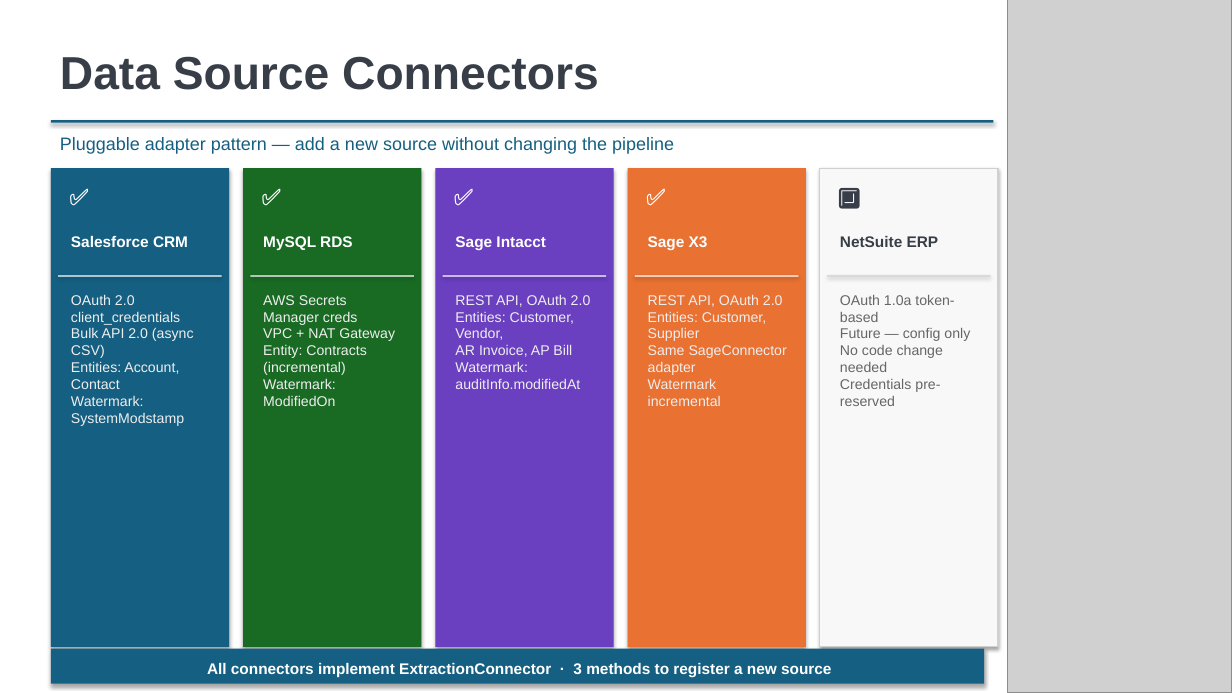
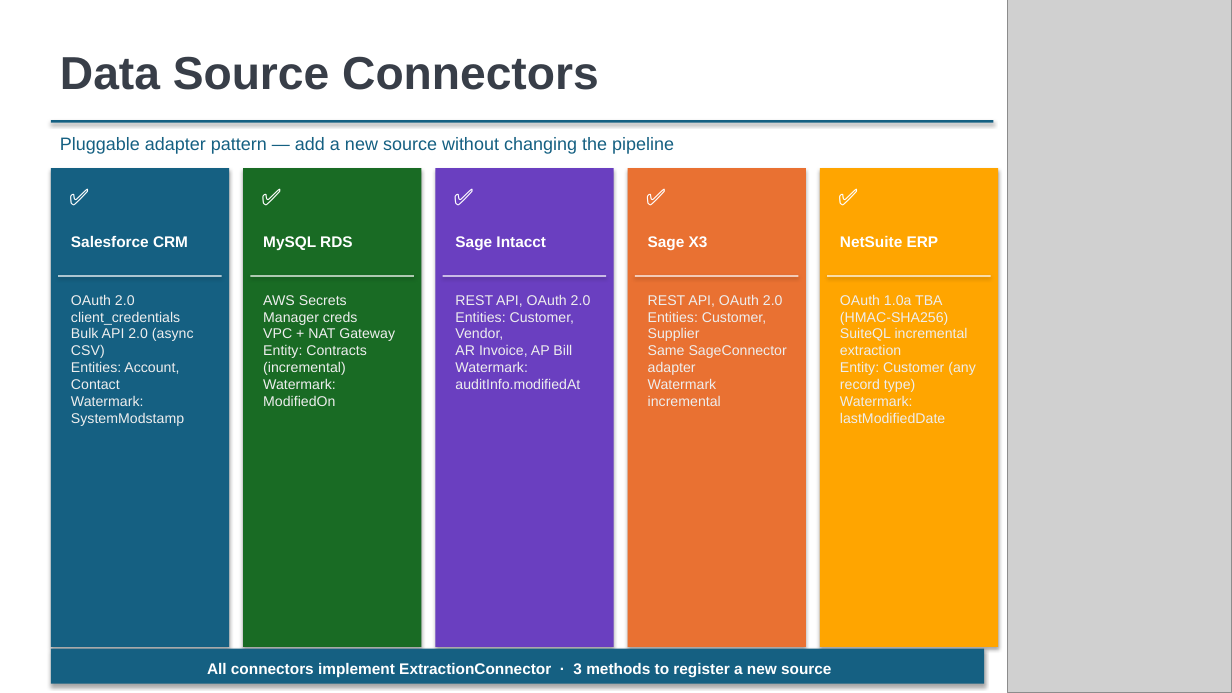
Before and after one commit to deepnarayan-sierradev/DataLake, a slide deck: slide 5 of Enterprise_Data_Lake_Platform_v2.pptx. Drawn at 1232x693 pixels with LibreOffice and Linux fonts; fonts in the diff are those of the drawing; grey boxes stand for pictures. Boxes give left, top, right and bottom in pixels: in the first picture for what was removed or moved away, otherwise in the second. Text is boxed around its words. In the diff, an @@ line names an element or a change of style, - is before the commit and + after.

```diff
--- a/Enterprise_Data_Lake_Platform_v2.pptx
+++ b/Enterprise_Data_Lake_Platform_v2.pptx
@@ rectangle at [820,168,998,647]: fill #F8F8F8 to #FFA500; outline #D0D0D0 1 pt to none @@
@@ text at [829,177,994,213]: text changed; text colour #383E48 to #FFFFFF @@
-🔲
+✅
@@ text "NetSuite ERP" at [840,236,939,247]: text colour #383E48 to #FFFFFF @@
@@ rectangle at [827,275,991,276]: fill #D0D0D0 to #FFFFFF @@
@@ text at [840,294,976,423]: text changed; text colour #666666 to #EEEEEE @@
-OAuth 1.0a token-based
-Future — config only
-No code change needed
-Credentials pre-reserved
+OAuth 1.0a TBA (HMAC-SHA256)
+SuiteQL incremental extraction
+Entity: Customer (any record type)
+Watermark: lastModifiedDate
```
Also in this commit, not shown: 8 other slides changed, 1 other file.
